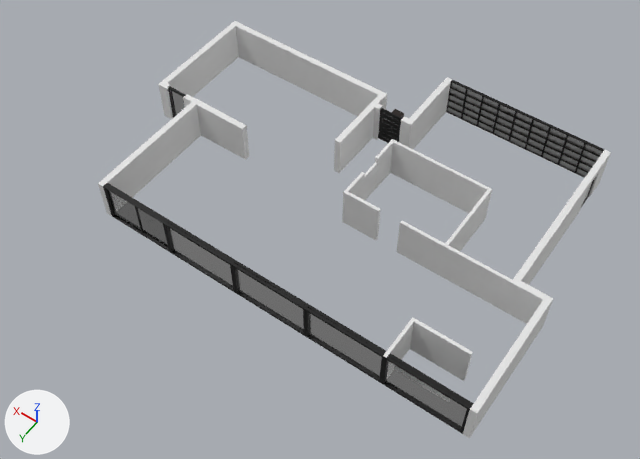
The Blender file New game/Courtyard.blend, before and after one commit.
Both versions are drawn from a 50 mm lens placed at (-20.3, 32.5, 42.2), pointed at (0.0, 4.0, -2.5). Lighting does not change. The marker at lower left points along +X, +Y and +Z.

Objects in the first picture: 'Cube.002', 'DoorFrame', 'FrontDoor', 'Garage Door', 'Glass1', 'GlassWall', 'LivingRoomDoor', 'Wall'.
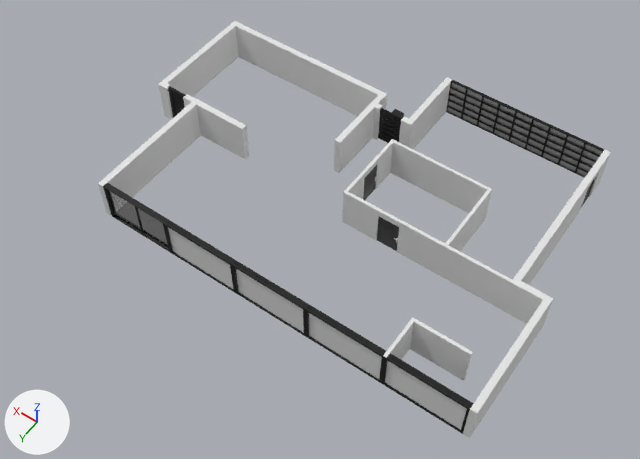
Pixel boxes [x1, y1, x2, y2] of what changed, in the pictures (640 x 459 px):
'GlassWall', reshaped, modifiers changed: [164, 219, 474, 434] in both
'GarageSideDoor.001', added (black): after [377, 217, 399, 251]
    faces in mat_material_005 (black #414141): [377, 217, 399, 251]
'Cube.002', deleted: before [363, 162, 377, 200]
'GarageSideDoor.002', added: after [363, 165, 377, 200]
    faces in mat_material_005 (black #414141): [363, 165, 377, 200]
part 1 of me_plane_001, built on: [166, 226, 467, 431] in both
part 2 of me_cube_016, built on: [170, 90, 185, 116] in both

Patch to the scene script:
```diff
--- a/New game/Courtyard.blend.py
+++ b/New game/Courtyard.blend.py
@@ mat_glass_005 @@
 mat_glass_005.roughness = 0.0
-mat_glass_005.transmission_weight = 1.0
@@ me_plane_001 @@
 # used by ob_glasswall; location = (-11.99, 11.27, 0.0); scale = (1.05, 1.0, 1.0)
-me_plane_001.from_pydata(...)  # 16 vertices, 13 faces; spans x -2.44..2.44, y -0.02..0.19, z -1.44..1.44
+me_plane_001.from_pydata(...)  # 34 vertices, 26 faces, 8 loose edges; spans x -2.44..2.44, y -0.19..0.19, z -1.44..1.44
+# me_plane_001 part 1
+# 5 faces are deleted
+# 12 vertices are added at x -2.29..2.44, y -0.19..0.12, z -1.44..1.44
+# 6 new vertices lie (0.0, -0.19, 0.0) away from vertices in x -2.44..2.29, y 0.0, z -1.44..1.44
+# 8 loose edges are added
+# 16 new faces join them, mat_material_008 (black #000000)
+# 2 new faces join them, mat_glass_005 (white #e7e7e7)
 me_plane_001.materials.append(mat_glass_005)
@@ me_cube_016 @@
 # used by ob_livingroomdoor; location = (12.74, 2.55, 0.0); scale = (0.75, 0.0201, 1.45)
-me_cube_016.from_pydata(...)  # 48 vertices, 37 faces; spans x -1.0..1.0, y -7.77..0.0, z -1.0..1.0
+me_cube_016.from_pydata(...)  # 52 vertices, 37 faces, 4 loose edges; spans x -1.0..1.0, y -7.77..0.0, z -1.0..1.0
+# me_cube_016 part 2
+# 5 faces are deleted
+# 4 vertices are added at (-0.76, -0.68, -0.9), (-0.76, -0.68, 0.9), (0.76, -0.68, -0.9), (0.76, -0.68, 0.9)
+# 4 loose edges are added
+# 5 new faces join them, mat_material_007 (black #000000)
 me_cube_016.materials.append(mat_material_007)
-me_cube_016.materials.append(mat_glass_004)  # white #e7e7e7
 me_cube_016.materials.append(mat_handle_001)
@@ me_cube_009 @@
+me_cube_009.from_pydata(...)  # 52 vertices, 37 faces, 4 loose edges; spans x 0.0..0.14, y -0.76..0.72, z -1.2..1.23
+me_cube_009.polygons.foreach_set('use_smooth', [True] * 37)
+# faces by material slot: [13, 24]
+me_cube_009.materials.append(mat_material_005)  # black #414141
+me_cube_009.materials.append(mat_handle)  # white #e7e7e7
@@ ob_glasswall @@
 ob_glasswall.scale = (1.05, 1.0, 1.0)
-_m = ob_glasswall.modifiers.new('Mirror', 'MIRROR')
-_m.use_axis = (False, True, False)
-_m.use_clip = True
 _m = ob_glasswall.modifiers.new('Array', 'ARRAY')
@@ ob_cube_002 @@
-ob_cube_002 = bpy.data.objects.new('Cube.002', me_cube_003)
-ob_cube_002.location = (-1.35, 0.63, 0.0)
-ob_cube_002.rotation_euler = (0.0, 0.0, -4.712)  # degrees (0, 0, -270)
-ob_cube_002.scale = (0.742, 0.0867, 1.0)
@@ ob_garagesidedoor_002 @@
+ob_garagesidedoor_002 = bpy.data.objects.new('GarageSideDoor.002', me_cube_009)
+ob_garagesidedoor_002.location = (-1.35, 0.61, -0.23)
+ob_garagesidedoor_002.rotation_euler = (0.0, 0.0, 3.142)  # degrees (0, 0, 180)
+_m = ob_garagesidedoor_002.modifiers.new('Mirror', 'MIRROR')
@@ ob_garagesidedoor_001 @@
+ob_garagesidedoor_001 = bpy.data.objects.new('GarageSideDoor.001', me_cube_009.copy())
+ob_garagesidedoor_001.location = (-4.55, 3.28, -0.23)
+ob_garagesidedoor_001.rotation_euler = (0.0, 0.0, 1.571)  # degrees (0, 0, 90)
+_m = ob_garagesidedoor_001.modifiers.new('Mirror', 'MIRROR')
```
